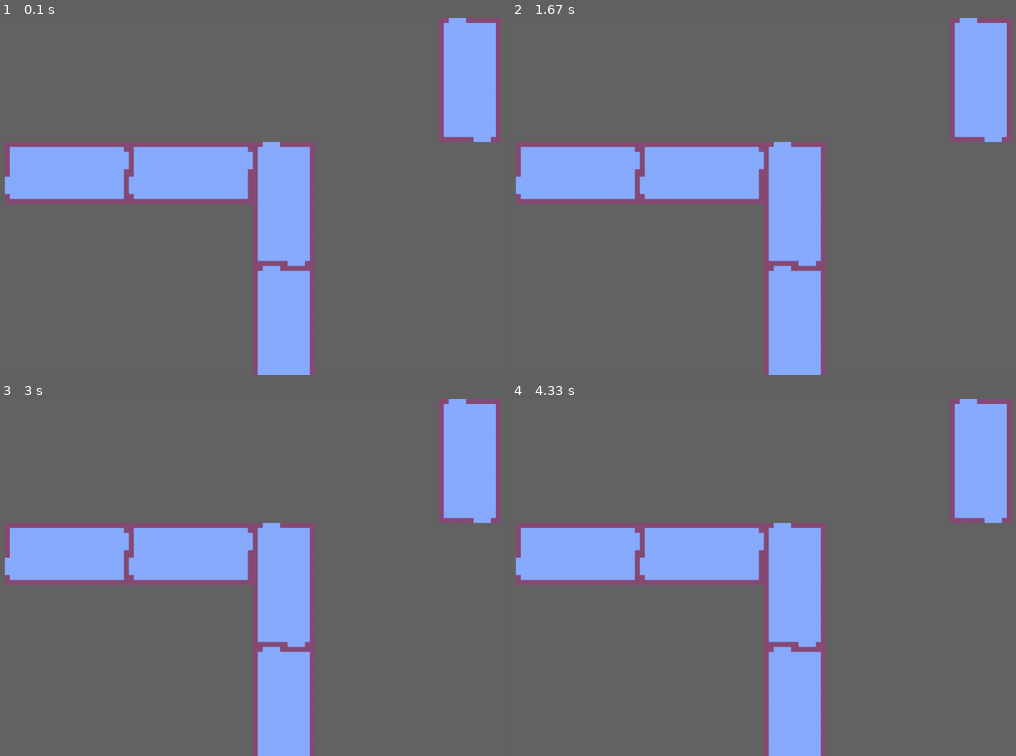
Above: before the commit, frames 1-4 (two rows, left to right).
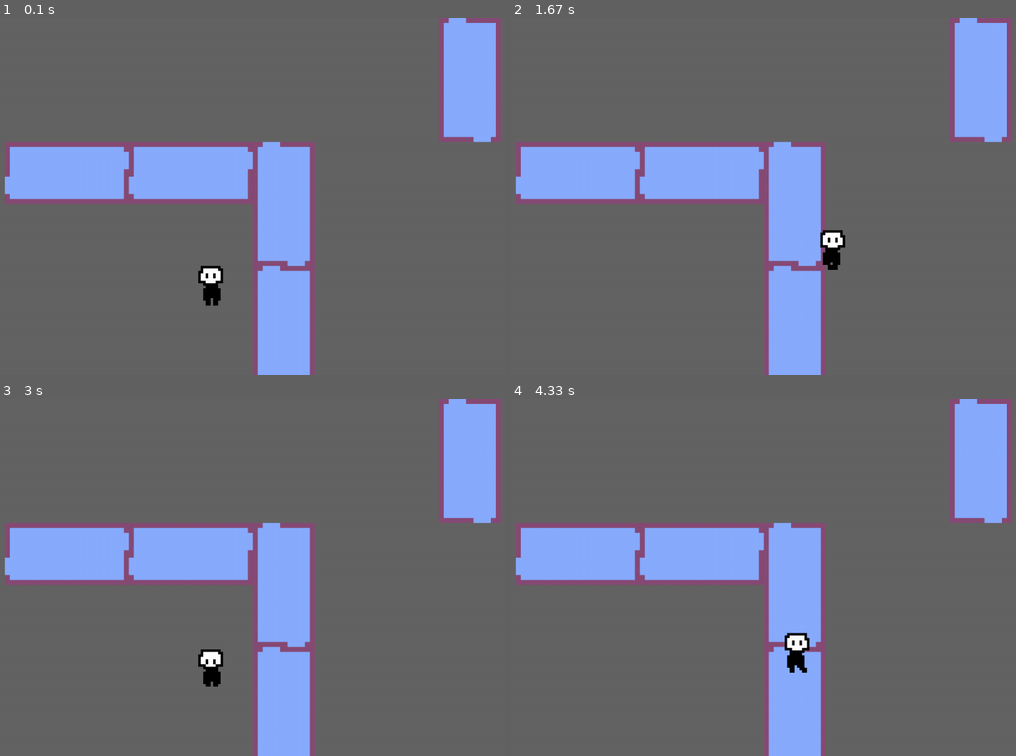
Above: after the commit, the same moments.

Repository: LeanHydra84/PyGames-2023
Game: pygame game, started from main.py
The game is run twice, just before and just after one commit, with the same random seed, the same clock (stepped at 60 frames per second) and the same inputs.
Inputs:
- Up to frame 1 (0.1 s): no input
- Up to frame 2 (1.67 s): hold D 0.33-0.8 s; hold W 0.83-1.13 s; hold D 1.17-1.63 s
- Up to frame 3 (3 s): hold A 1.67-2.2 s; hold S 2.23-2.53 s; hold A 2.57-2.97 s
- Up to frame 4 (4.33 s): hold W 3-3.37 s; hold D 3.4-4.03 s; hold S from 4.07 s (still down)

The runs differ from the first frame. In frame 1, 0.4% of the frame differs, in the area x 39-45%, y 69-81%; in frame 2, 0.4%; in frame 3, 0.4%; in frame 4, 0.4%, in the area x 54-60%, y 65-77%.

Commit message:
Improved Character test

Diff:
--- a/character.py
+++ b/character.py
@@ -1,29 +1,33 @@
 import pygame
+from collections import namedtuple
 
-def create_character():
-    img = pygame.image.load("assets\\sprite_sheet_test.png")
-    return Character(img, (2, 1))
+ImageBase = namedtuple('ImageBase', 'img dimension speed')
 
 class Character(pygame.sprite.Sprite):
-    def __init__(self, image, sheetDim):
+    def __init__(self, sheets: tuple[ImageBase]):
         pygame.sprite.Sprite.__init__(self)
 
+        image = sheets[0].img
+        self.sheetDim = sheets[0].dimension
+        self.frametickspeed = sheets[0].speed
+
         self.image = image
+        self.sheet = sheets
         self.image_base = image
         self.right = False
 
         rect = image.get_rect()
-        self.rect = pygame.Rect(0, 0, rect.w / (x + 1), rect.h / (y + 1))
+        self.rect = pygame.Rect(0, 0, rect.w / (self.sheetDim[0] + 1), rect.h / (self.sheetDim[1] + 1))
 
-        self.scale = 1
-        self.rotation = 0
+        self.speed = 1
+        self.moving = False
         self.position = pygame.Vector2(500, 500)
         self.frametick = 0
         self.curframe = [0, 0]
         self.activeframe = pygame.Surface(self.rect.size, pygame.SRCALPHA)
+
         self.set_active_frame()
 
-        self.sheetDim = sheetDim
 
     def set_active_frame(self):
         self.activeframe.fill(pygame.Color(0, 0, 0, 0), special_flags=pygame.BLEND_RGBA_MULT)
@@ -32,6 +36,13 @@
         newRect.y = self.curframe[1] * self.rect.h
         self.activeframe.blit(self.image_base, (0, 0), newRect)
 
+    def recalculate_imagebase(self):
+        newimgbase = self.sheet[1 if self.moving else 0]
+        self.image_base = newimgbase.img
+        self.sheetDim = newimgbase.dimension
+        self.frametickspeed = newimgbase.speed
+        self.frametick = 0
+        self.set_active_frame()
 
     def increment_frames(self):
         if(self.curframe[0] >= self.sheetDim[0]):
@@ -44,20 +55,55 @@
         else:
             self.curframe[0] += 1
 
-    def update(self):
+    def update(self, movement, room):
+
+        # Animation
         self.frametick += 1
-        if self.frametick > 25:
+        if self.frametick > self.frametickspeed:
             self.frametick = 0
             self.increment_frames()
             self.set_active_frame()
 
+        # Direction
         if self.right:
             self.image = pygame.transform.flip(self.activeframe, True, False)
         else:
             self.image = self.activeframe
 
-        self.image = pygame.transform.scale(self.image, (self.rect.w * self.scale, self.rect.h * self.scale))
+        #self.image = pygame.transform.scale(self.image, (self.rect.w * self.scale, self.rect.h * self.scale))
+
+        # Movement
+
+        mx = 1 if movement[3] else -1 if movement[1] else 0
+        my = 1 if movement[2] else -1 if movement[0] else 0
+
+        if mx != 0 or my != 0:
+            mv = pygame.Vector2(mx, my).normalize() * self.speed
+            self.position += mv
+            if self.moving != True:
+                self.moving = True
+                self.recalculate_imagebase()
+        else:
+            if self.moving != False:
+                self.moving = False
+                self.recalculate_imagebase()
+
+        if mx > 0:
+            self.right = True
+        elif mx < 0:
+            self.right = False
 
         # Positioning
         self.rect.x = self.position.x
         self.rect.y = self.position.y
+
+def create_character(scale: float) -> Character:
+    idle = pygame.transform.scale_by(pygame.image.load("assets\\sprite_sheet_test.png").convert_alpha(), scale)
+    walk = pygame.transform.scale_by(pygame.image.load("assets\\walking_sprite.png").convert_alpha(), scale)
+
+    sheets = ( ImageBase(idle, (1, 0), 25), ImageBase(walk, (1, 0), 15) )
+
+    character = Character(sheets)
+    character.speed = 4
+
+    return character
--- a/main.py
+++ b/main.py
@@ -1,6 +1,6 @@
 import pygame
 import room_creator
-
+from character import create_character
 SCREENSIZE = (1280, 720)
 
 backgroundColor = pygame.Color(100, 100, 100, 255)
@@ -18,6 +18,10 @@
     running = True
 
     keys = [False, False, False, False]
+    char = create_character(5)
+
+    chargroup = pygame.sprite.Group()
+    chargroup.add(char)
 
     while running:
 
@@ -50,9 +54,16 @@
                 elif event.key == pygame.K_d:
                     keys[3] = False
 
+        # Update
+
+        char.update(keys, None)
+
+        # Draw
+
         screen.fill(backgroundColor)
         map.group.draw(screen)
 
+        chargroup.draw(screen)
 
         clock.tick(60)
         pygame.display.flip()
Binary file added: assets/walking_sprite.png
